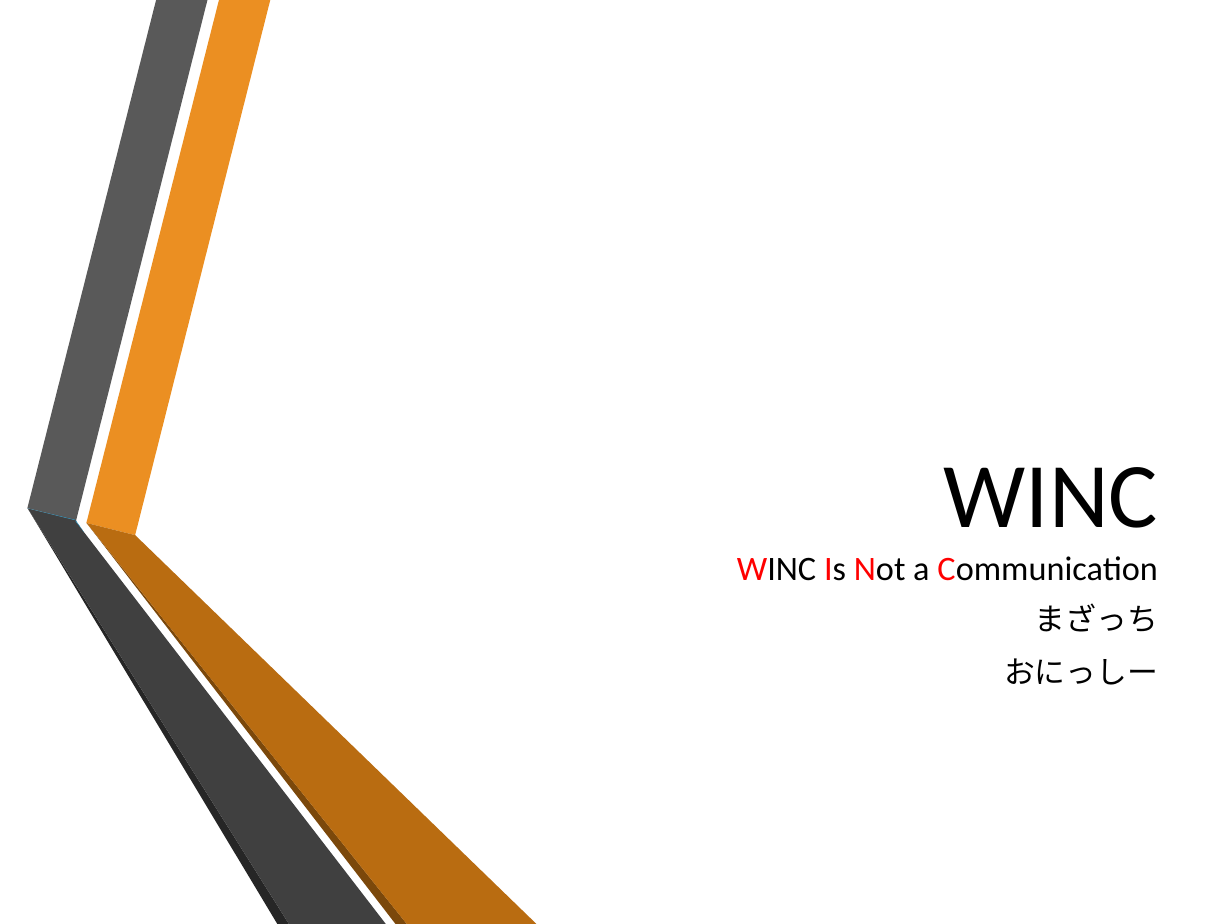
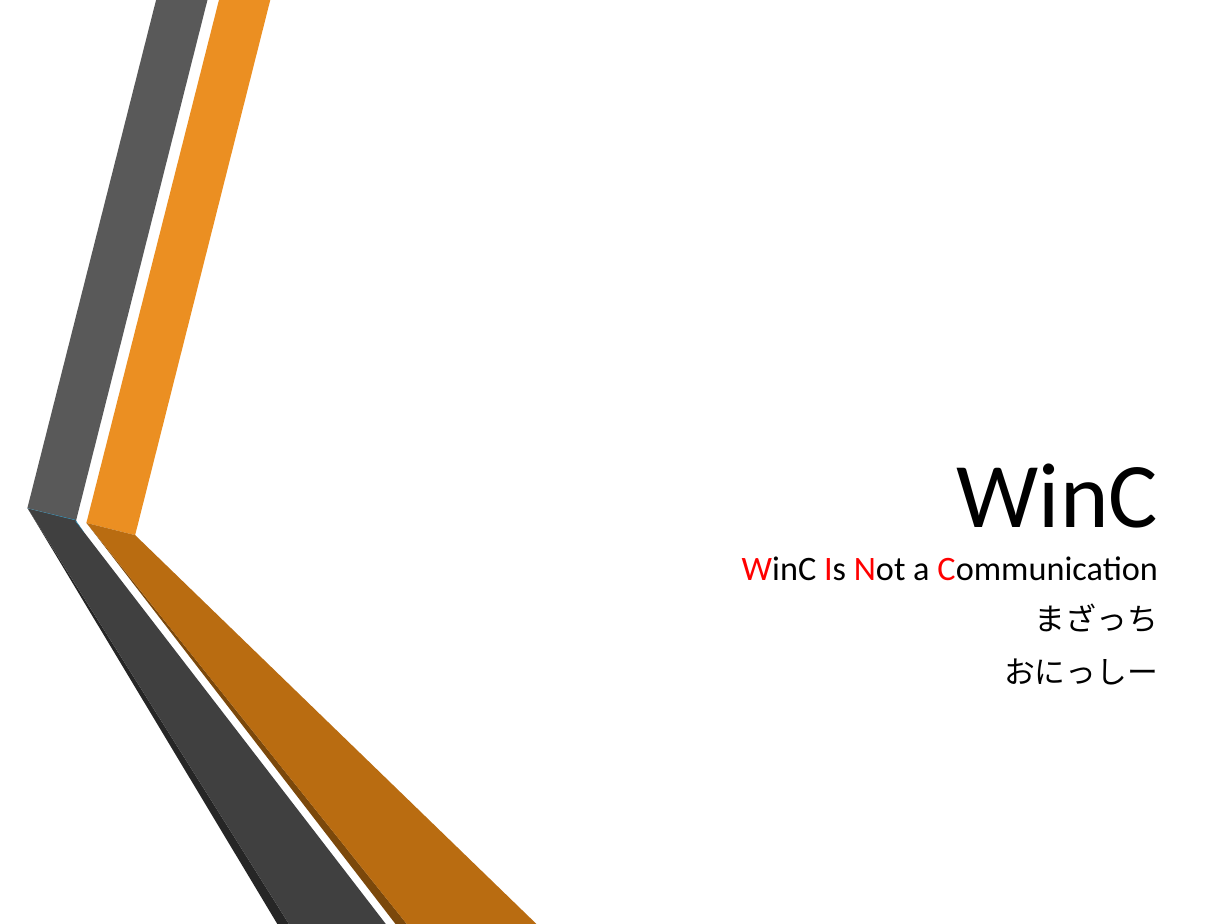
Before and after one commit to onishy/Oshiriai, a slide deck: slide 1 of Presentation/winkie（仮称）.pptx. Drawn at 1232x924 pixels with LibreOffice and Linux fonts; fonts in the diff are those of the drawing; background and template pictures are left out. Boxes give left, top, right and bottom in pixels: in the first picture for what was removed or moved away, otherwise in the second. Text is boxed around its words. In the diff, an @@ line names an element or a change of style, - is before the commit and + after.

```diff
--- a/Presentation/winkie（仮称）.pptx
+++ b/Presentation/winkie（仮称）.pptx
@@ title at <box>742,463,1158,581</box>: text changed @@
-WINC
-WINC Is Not a Communication
+WinC
+WinC Is Not a Communication
```
Also in this commit, not shown: 1 other slide changed, 2 other files.
